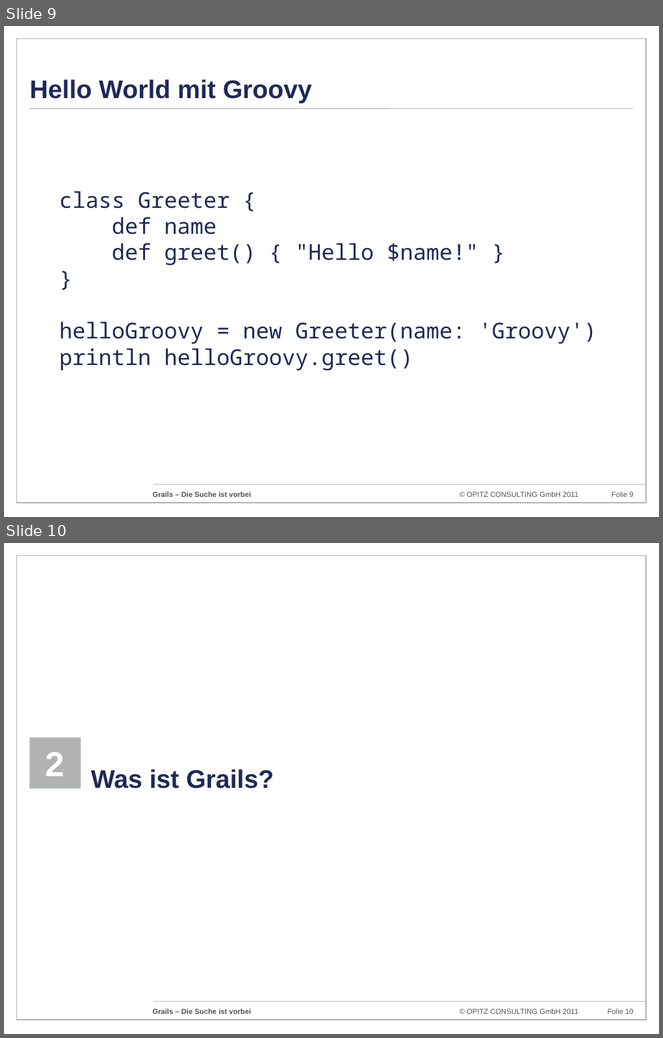
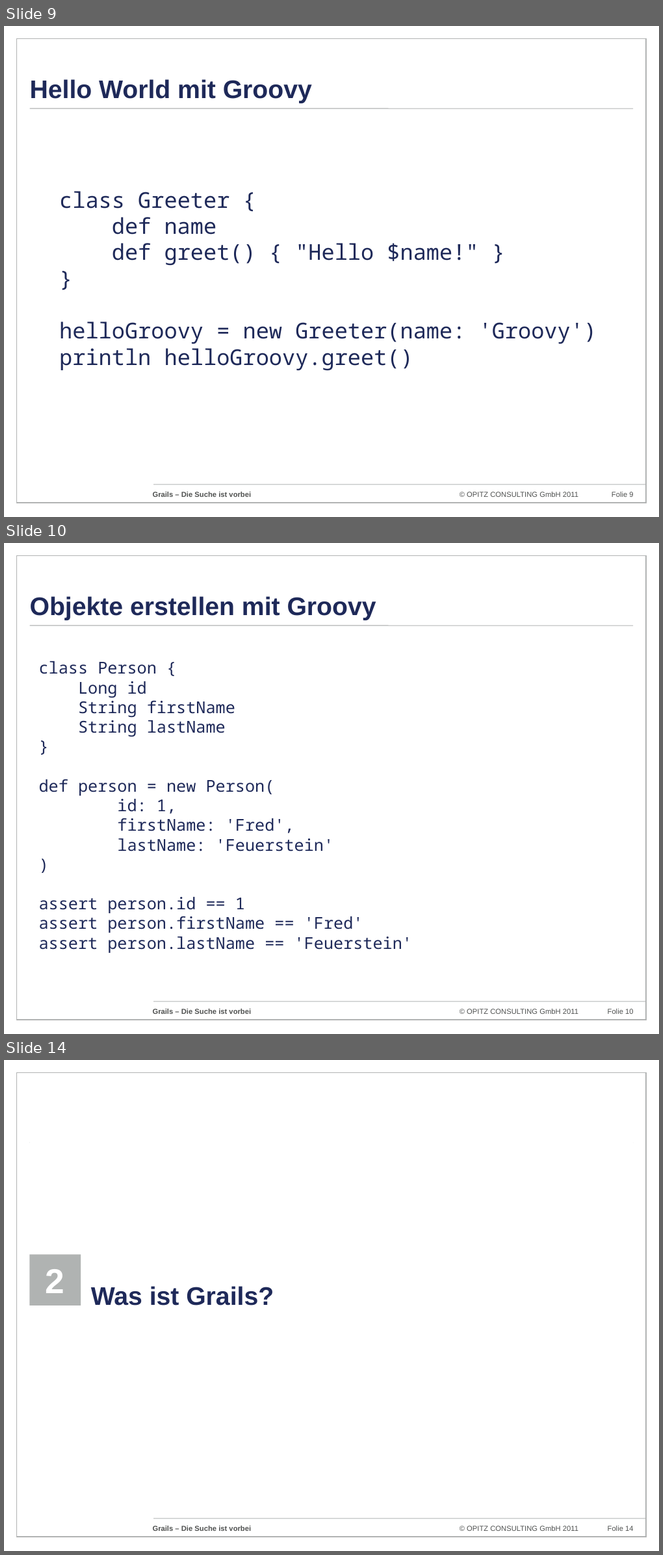
Before and after one commit to codescape/presentations, a slide deck: grails-die-suche-ist-vorbei/grails-doagkonferenz-2011.pptx. Shown one above the other, each under a label of ours: slides 9 and 10 before the commit, slides 9, 10 and 14 after it; the slides between them are not shown. The pictures are 663x1038 and 663x1555 pixels, drawn with LibreOffice and Linux fonts; fonts in the diff are those of the drawing; background and template pictures are left out. Boxes give left, top, right and bottom in pixels: in the first picture for what was removed or moved away, otherwise in the second. Text is boxed around its words. In the diff, an @@ line names an element or a change of style, - is before the commit and + after.

```diff
--- a/grails-die-suche-ist-vorbei/grails-doagkonferenz-2011.pptx
+++ b/grails-die-suche-ist-vorbei/grails-doagkonferenz-2011.pptx
@@ slide 10 added at (4, 543, 659, 1034), background #FFFFFF; not listed: 6 template elements that a slide beside it also shows @@
@@ title added at (30, 596, 376, 620), 28 pt, text #1E2959, bold @@
+Objekte erstellen mit Groovy
@@ text added at (39, 661, 412, 953), 18 pt, text #1E2959 @@
+class Person {
+Long id
+String firstName
+String lastName
+}
+def person = new Person(
+id: 1,
+firstName: 'Fred',
+lastName: 'Feuerstein'
+)
+assert person.id == 1
+assert person.firstName == 'Fred'
+assert person.lastName == 'Feuerstein'
@@ what was slide 10 is now slide 14 @@
@@ page number at (608, 1526, 633, 1531): text changed @@
-Folie 10
+Folie 14
```
Also in this commit, not shown: 1 slide changed, 5 other slides added.
